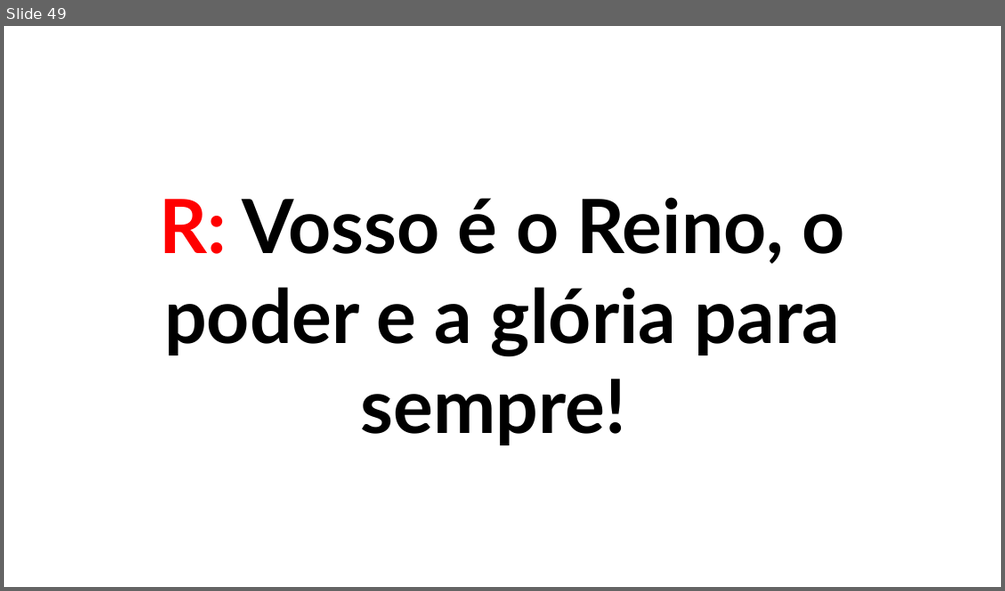
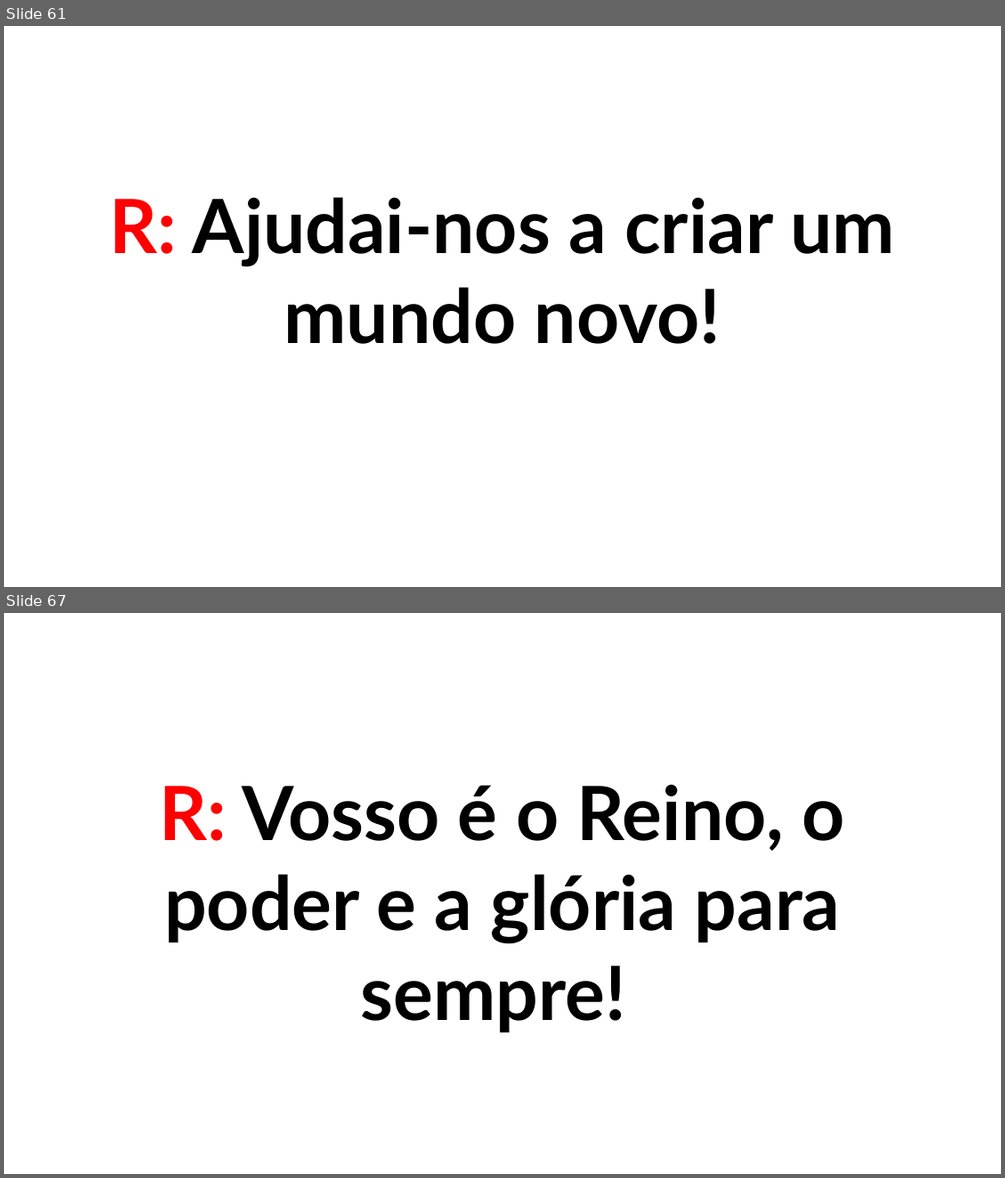
Before and after one commit to PHGodoyCosta/pallotti-slides, a slide deck: src/pallotti_slides/resources/template/mass_template.pptx. Shown one above the other, each under a label of ours: slide 49 before the commit, slides 61 and 67 after it; the slides between them are not shown. The pictures are 1005x591 and 1005x1178 pixels, drawn with LibreOffice and Linux fonts; fonts in the diff are those of the drawing. Boxes give left, top, right and bottom in pixels: in the first picture for what was removed or moved away, otherwise in the second. Text is boxed around its words. In the diff, an @@ line names an element or a change of style, - is before the commit and + after.

```diff
--- a/src/pallotti_slides/resources/template/mass_template.pptx
+++ b/src/pallotti_slides/resources/template/mass_template.pptx
@@ slide 61 added at <box>4,26,1001,587</box>, background #FFFFFF @@
@@ text added at <box>110,197,895,344</box>, 72 pt, text #000000, bold @@
+R: Ajudai-nos a criar um mundo novo!
@@ what was slide 49 is now slide 67 @@
```
Also in this commit, not shown: 17 other slides added, 9 other files.
